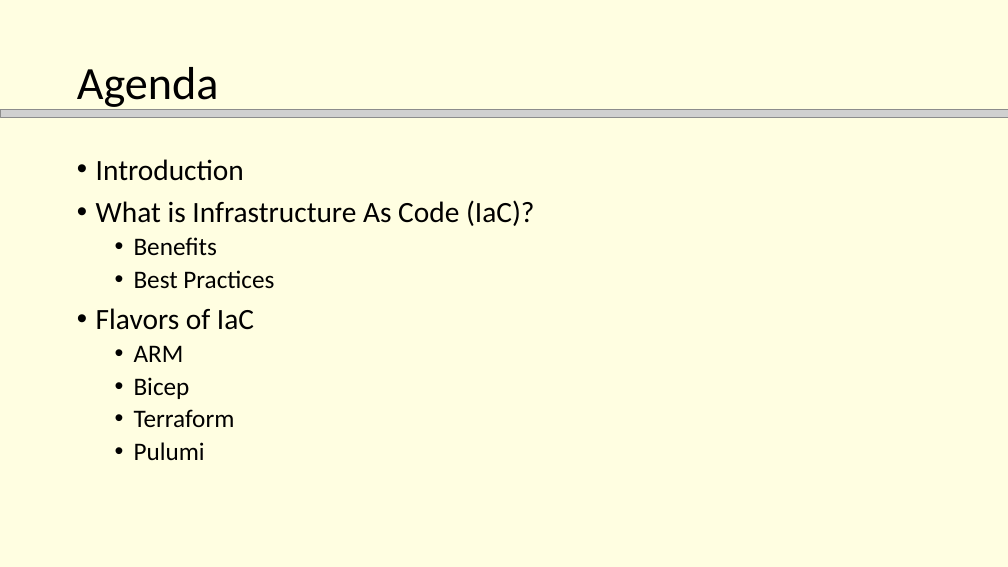
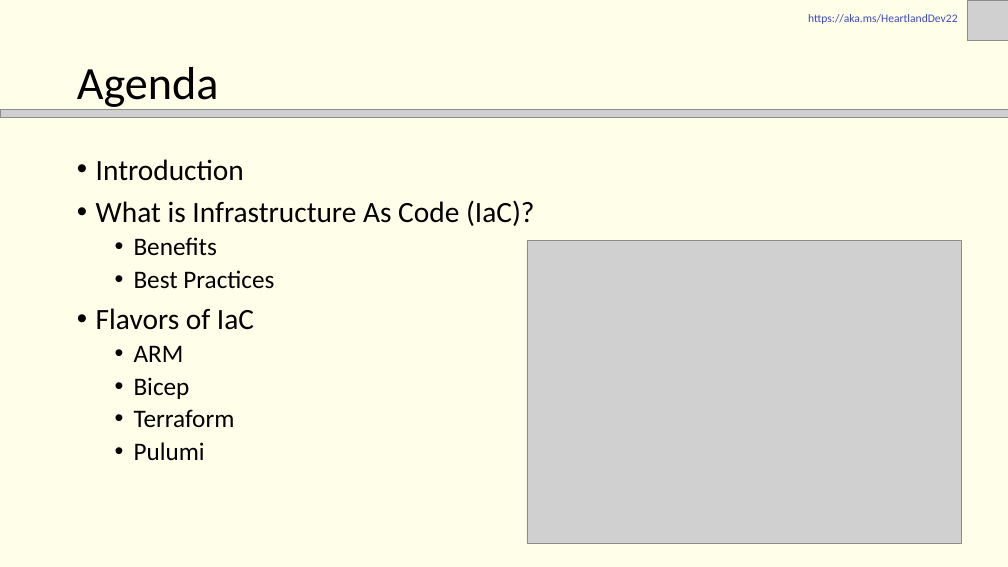
Before and after one commit to JFolberth/Azure_IaC_Flavors, a slide deck: slide 4 of documentation/presentation/Azure _IaC_Flavors.pptx (slide 3 before the commit). Drawn at 1008x567 pixels with LibreOffice and Linux fonts; fonts in the diff are those of the drawing; grey boxes stand for pictures. Boxes give left, top, right and bottom in pixels: in the first picture for what was removed or moved away, otherwise in the second. Text is boxed around its words. In the diff, an @@ line names an element or a change of style, - is before the commit and + after.

```diff
--- a/documentation/presentation/Azure _IaC_Flavors.pptx
+++ b/documentation/presentation/Azure _IaC_Flavors.pptx
@@ background #FFFEE1 to #FFFEE1 at 75% opacity @@
@@ text added at [808, 14, 958, 24], 11 pt, text #3E4AC4 @@
+https://aka.ms/HeartlandDev22
@@ picture added at [968, 0, 1008, 41] @@
@@ picture added at [527, 240, 962, 544] @@
```
Also in this commit, not shown: 11 other slides changed, 2 slides added, 3 other files.
